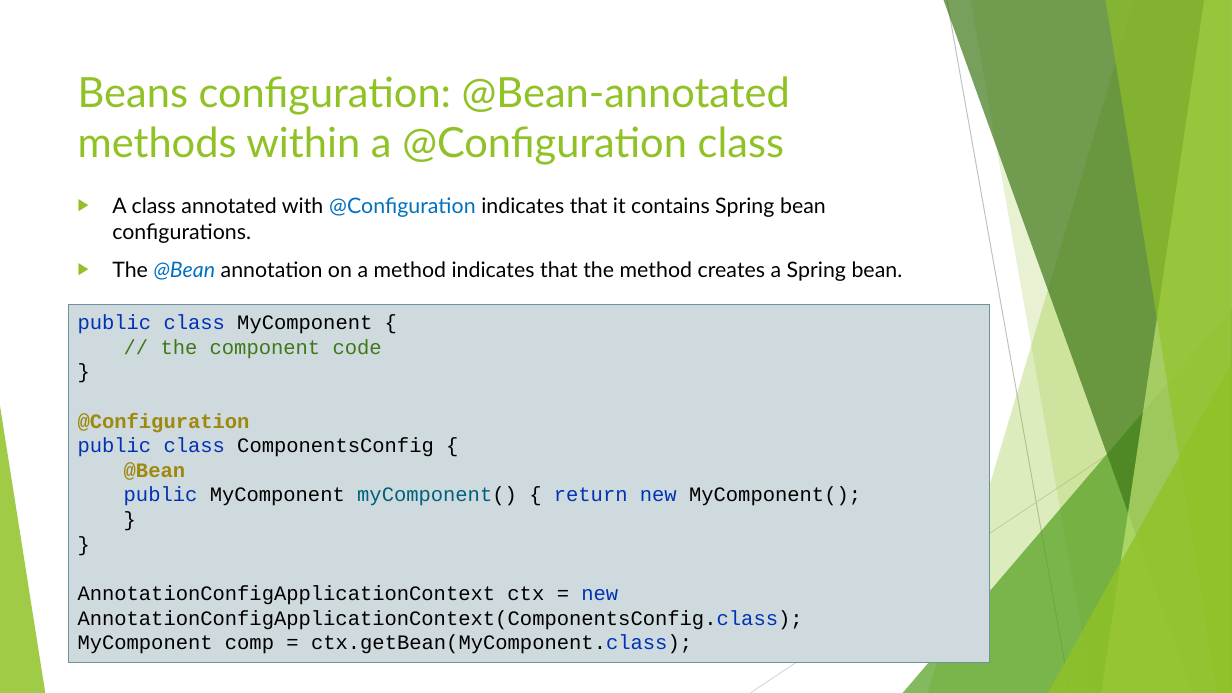
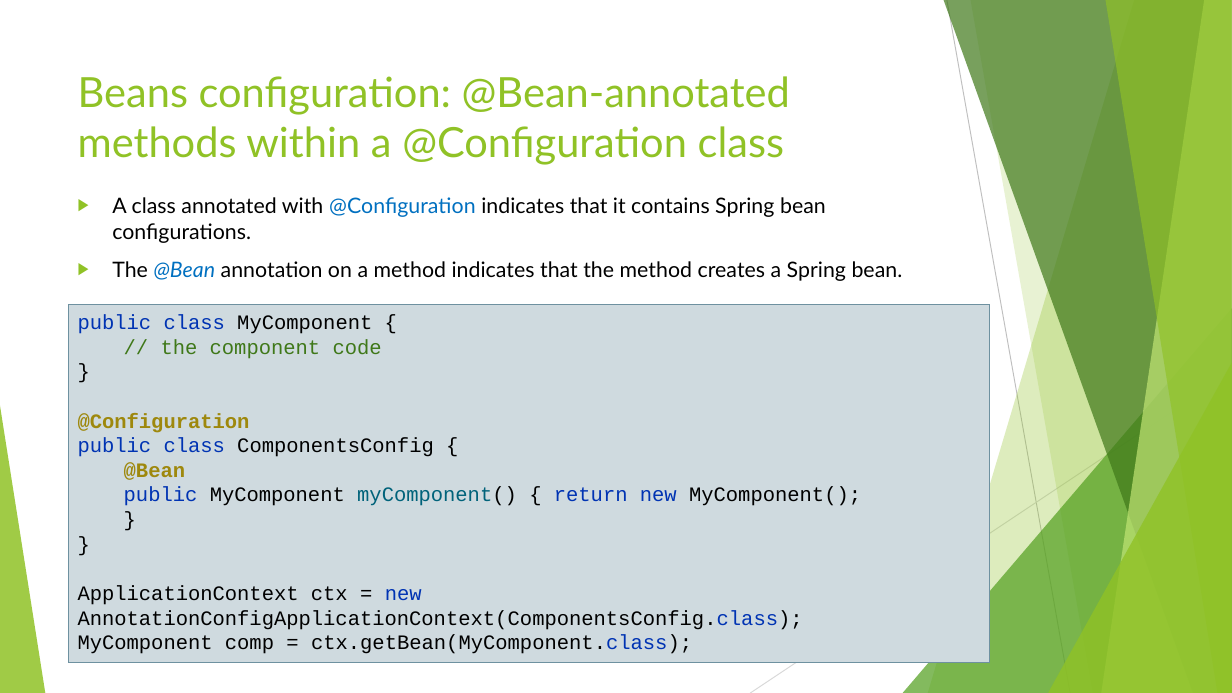
Before and after one commit to ybensman/SpringDemo, a slide deck: slide 23 of Spring_Beginners_1_SpringBootAndCore.pptx (slide 20 before the commit). Drawn at 1232x693 pixels with LibreOffice and Linux fonts; fonts in the diff are those of the drawing. Boxes give left, top, right and bottom in pixels: in the first picture for what was removed or moved away, otherwise in the second. Text is boxed around its words. In the diff, an @@ line names an element or a change of style, - is before the commit and + after.

```diff
--- a/Spring_Beginners_1_SpringBootAndCore.pptx
+++ b/Spring_Beginners_1_SpringBootAndCore.pptx
@@ text in rectangle at [78, 585, 803, 654]: text changed @@
-AnnotationConfigApplicationContext ctx = new AnnotationConfigApplicationContext(ComponentsConfig.class);
-MyComponent comp = ctx.getBean(MyComponent.class);
+ApplicationContext ctx = new AnnotationConfigApplicationContext(ComponentsConfig.class);
+MyComponent comp = ctx.getBean(MyComponent.class);
```
Also in this commit, not shown: 7 other slides changed, 3 slides added, 1 slide removed.
